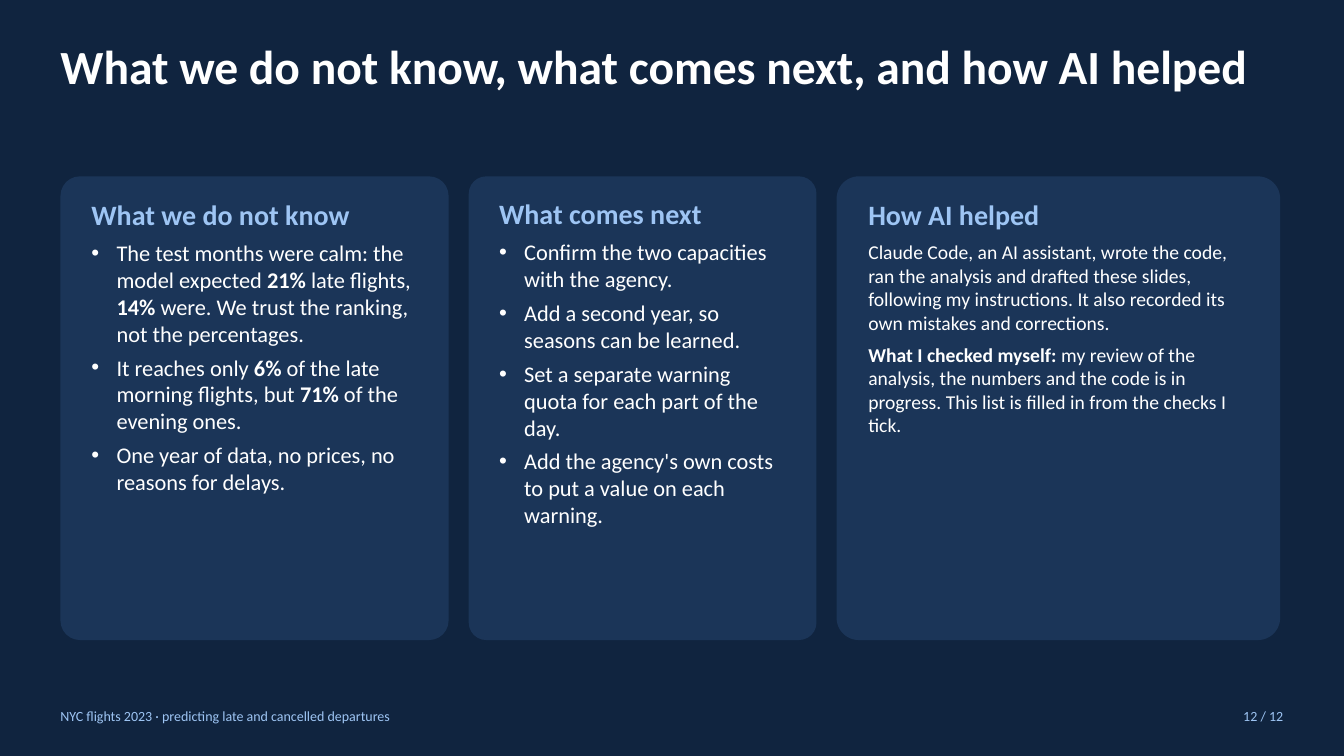
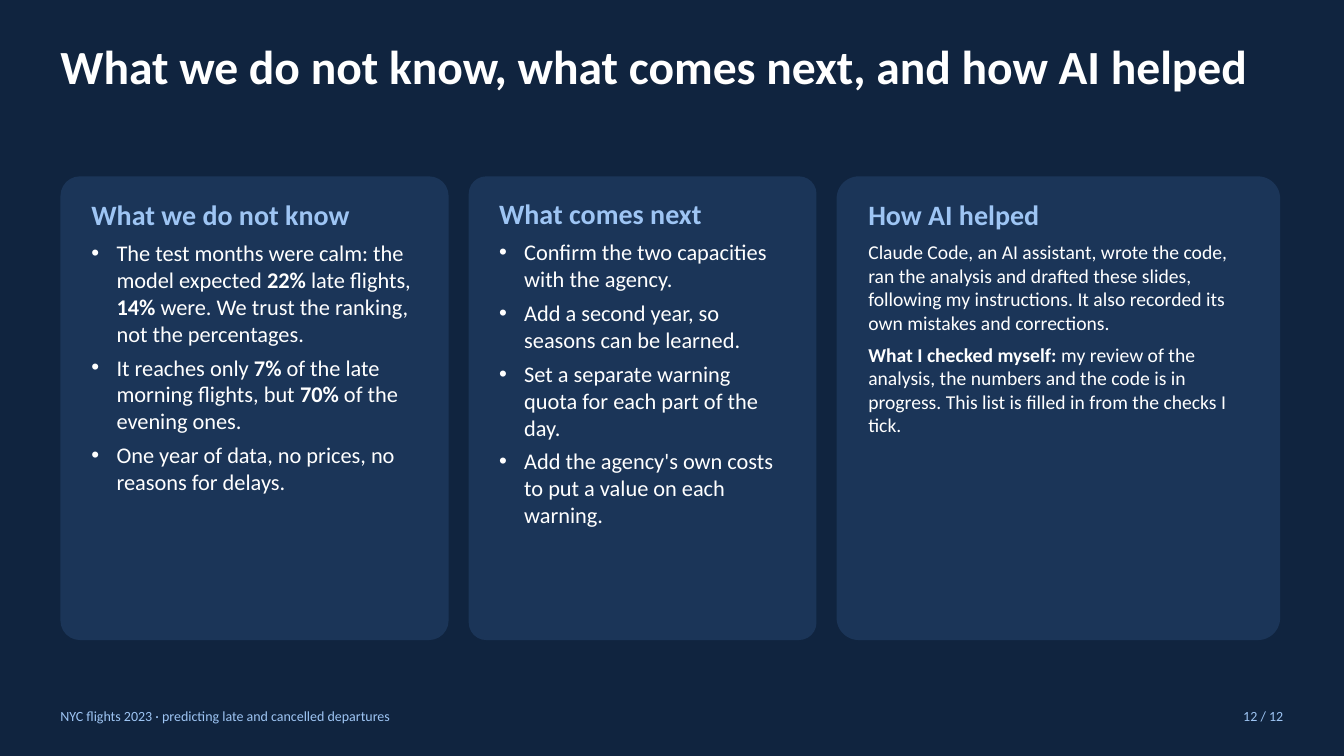
Before and after one commit to bssam99/nyc-flights-2023-delay-prediction, a slide deck: slide 12 of slides/deck.pptx. Drawn at 1344x756 pixels with LibreOffice and Linux fonts; fonts in the diff are those of the drawing. Boxes give left, top, right and bottom in pixels: in the first picture for what was removed or moved away, otherwise in the second. Text is boxed around its words. In the diff, an @@ line names an element or a change of style, - is before the commit and + after.

```diff
--- a/slides/deck.pptx
+++ b/slides/deck.pptx
@@ text in rounded rectangle at [117, 245, 411, 433]: text changed @@
-• The test months were calm: the model expected 21% late flights, 14% were. We trust the ranking, not the percentages.
-• It reaches only 6% of the late morning flights, but 71% of the evening ones.
+• The test months were calm: the model expected 22% late flights, 14% were. We trust the ranking, not the percentages.
+• It reaches only 7% of the late morning flights, but 70% of the evening ones.
```
Also in this commit, not shown: 4 other slides changed, 40 other files.
